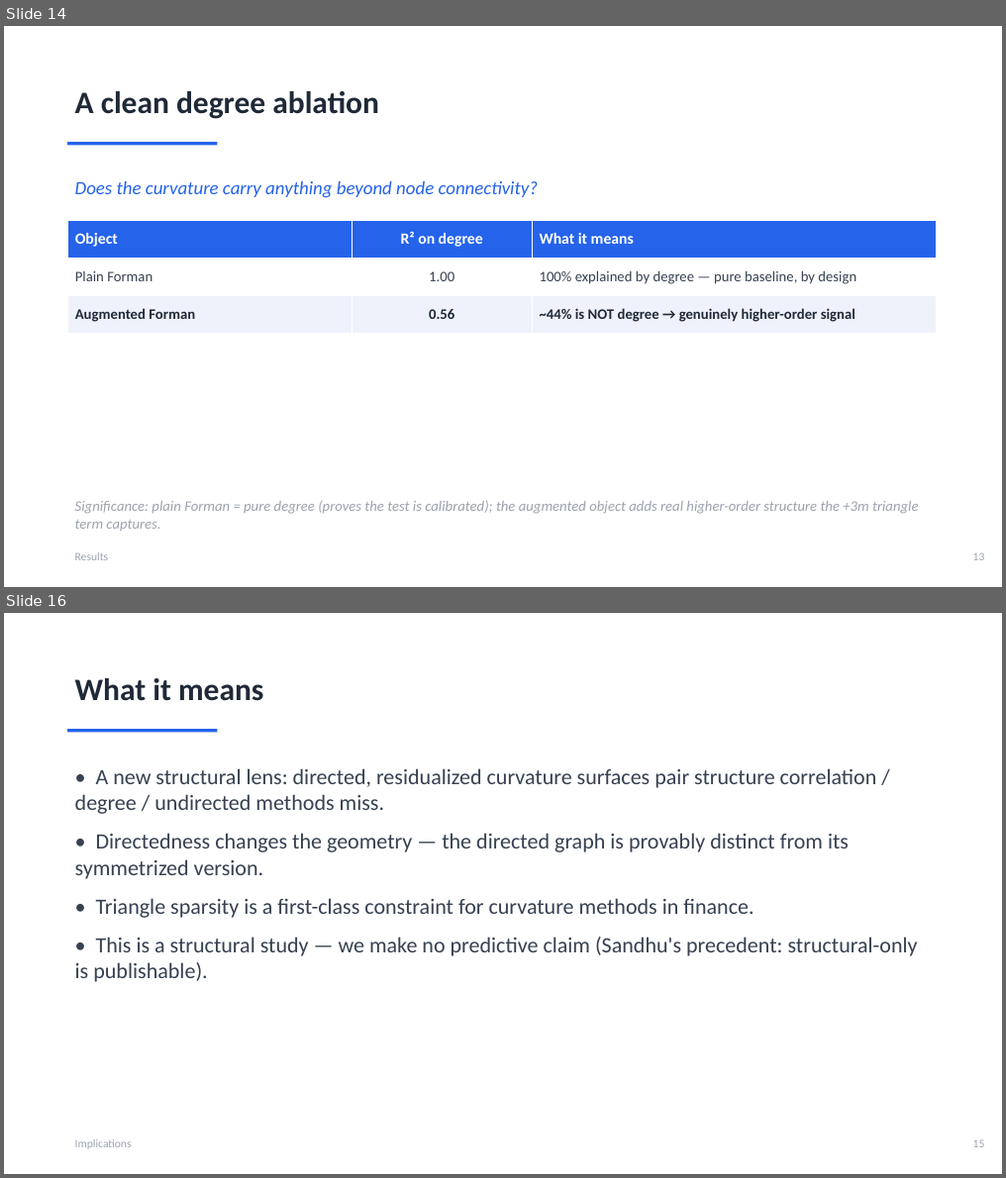
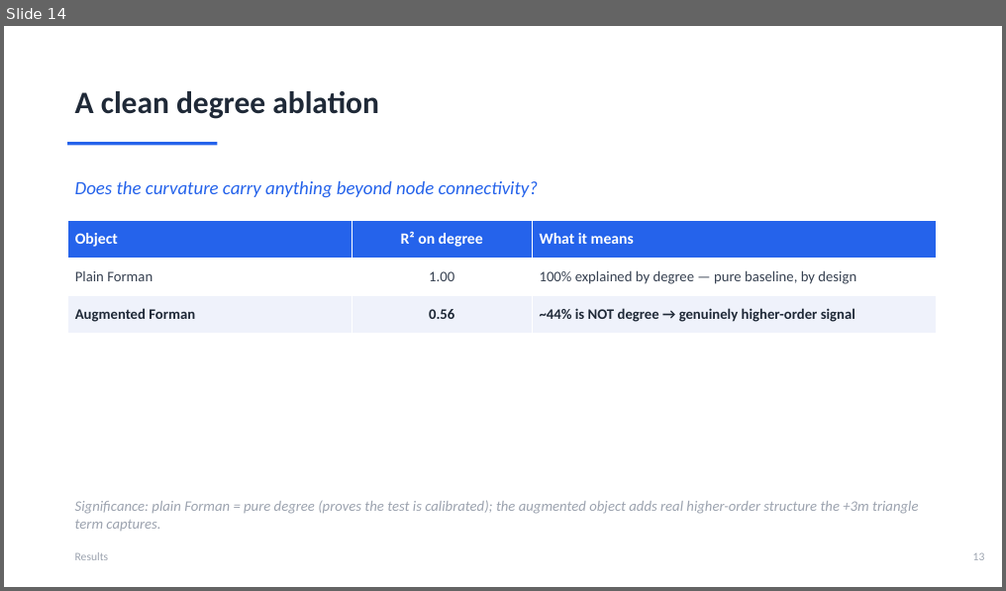
Before and after one commit to ivan-sit/Curvature-Lead-Lag-Model, a slide deck: slides/Ricci_Curvature_LeadLag.pptx. Shown one above the other, each under a label of ours: slides 14 and 16 before the commit, slide 14 after it; the slides between them are not shown. The pictures are 1006x1178 and 1006x591 pixels, drawn with LibreOffice and Linux fonts; fonts in the diff are those of the drawing. Boxes give left, top, right and bottom in pixels: in the first picture for what was removed or moved away, otherwise in the second. Text is boxed around its words. In the diff, an @@ line names an element or a change of style, - is before the commit and + after.

```diff
--- a/slides/Ricci_Curvature_LeadLag.pptx
+++ b/slides/Ricci_Curvature_LeadLag.pptx
@@ slide 16 removed at box(4, 613, 1002, 1174), background #FFFFFF @@
@@ text removed at box(75, 678, 263, 701) @@
-What it means
@@ rectangle removed at box(67, 729, 218, 732) @@
@@ text removed at box(75, 768, 918, 982) @@
-• A new structural lens: directed, residualized curvature surfaces pair structure correlation / degree / undirected methods miss.
-• Directedness changes the geometry — the directed graph is provably distinct from its symmetrized version.
-• Triangle sparsity is a first-class constraint for curvature methods in finance.
-• This is a structural study — we make no predictive claim (Sandhu's precedent: structural-only is publishable).
@@ text removed at box(75, 1140, 132, 1150) @@
-Implications
@@ text removed at box(973, 1140, 985, 1148) @@
-15
```
Also in this commit, not shown: 3 slides changed, 3 slides added, 1 other slide removed, 1 other file.
